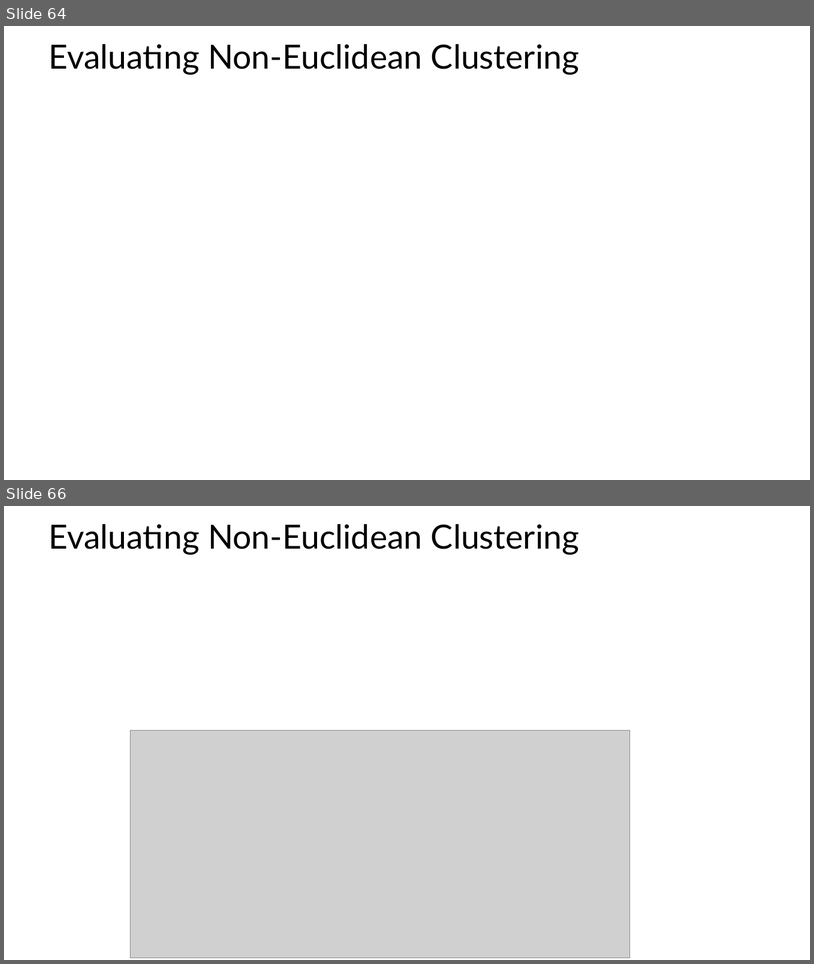
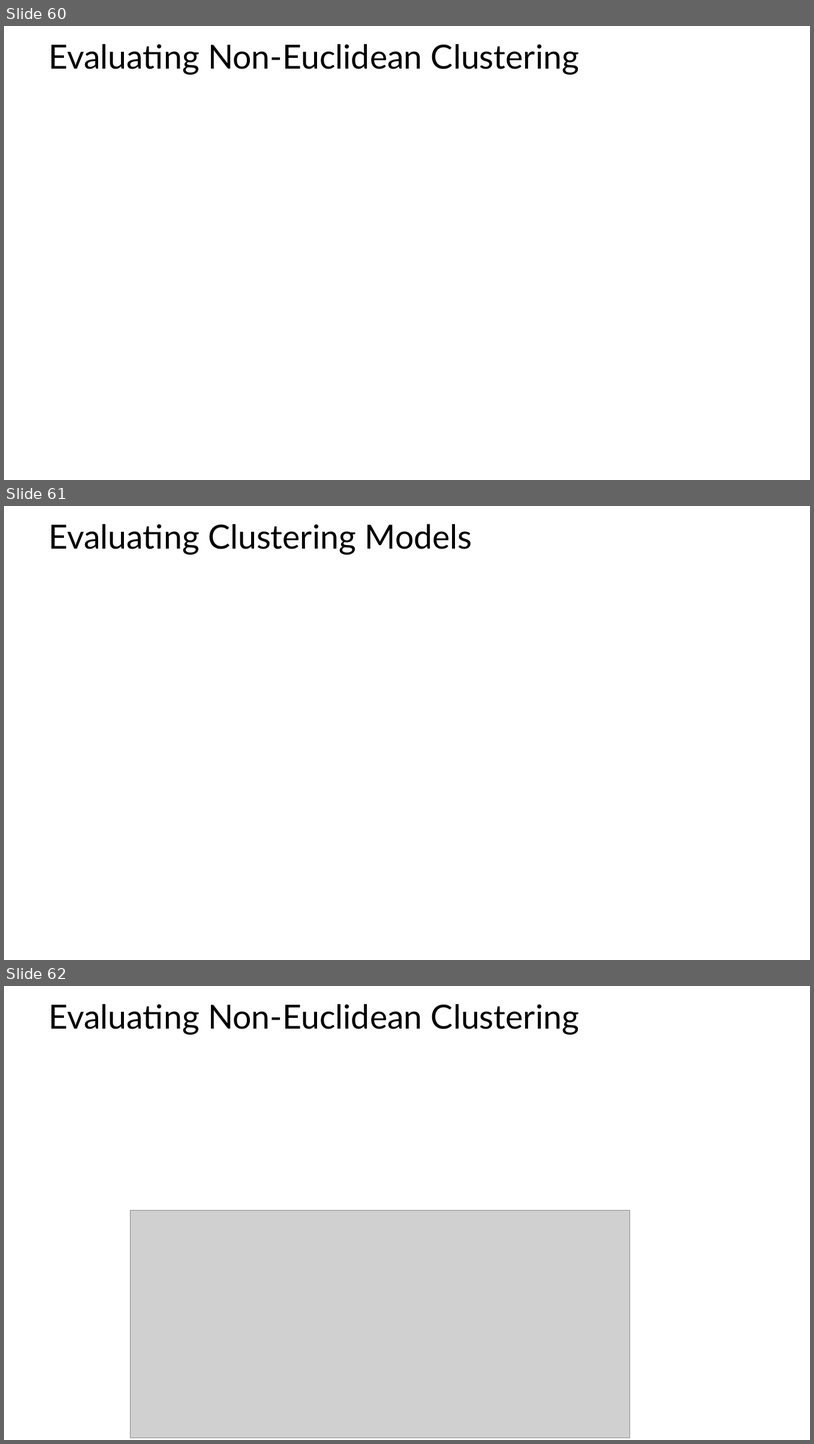
Before and after one commit to LucaComi/CSCI-E-108, a slide deck: slides/9_IntroductionToClustering_Part1.pptx. Shown one above the other, each under a label of ours: slides 64 and 66 before the commit, slides 60, 61 and 62 after it; the slides between them are not shown. The pictures are 814x964 and 814x1444 pixels, drawn with LibreOffice and Linux fonts; fonts in the diff are those of the drawing; grey boxes stand for pictures. Boxes give left, top, right and bottom in pixels: in the first picture for what was removed or moved away, otherwise in the second. Text is boxed around its words. In the diff, an @@ line names an element or a change of style, - is before the commit and + after.

```diff
--- a/slides/9_IntroductionToClustering_Part1.pptx
+++ b/slides/9_IntroductionToClustering_Part1.pptx
@@ slide 61 added at [4,506,810,960], background #FFFFFF @@
@@ title added at [48,524,472,555], 39.6 pt, text #000000 @@
+Evaluating Clustering Models
@@ what was slide 64 is now slide 60 @@
@@ what was slide 66 is now slide 62 @@
```
Also in this commit, not shown: 1 slide changed, 1 other slide added, 6 slides removed.
